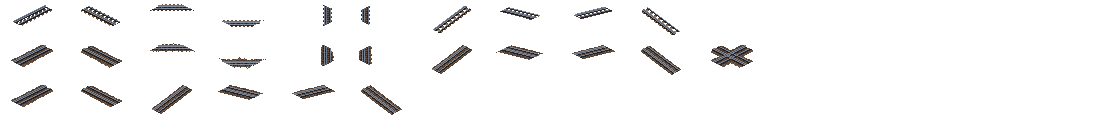
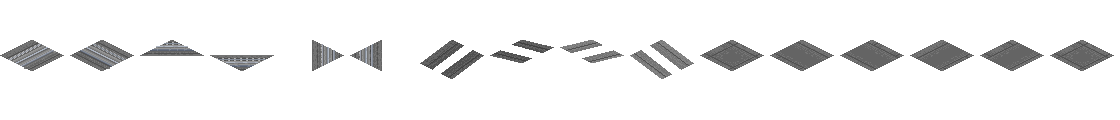
Before/after of a 1120 × 120 layered artwork. What changed in the layer stack:
showed "Guideway" over [8, 42, 373, 69]
hid "Dual 2" over [11, 4, 753, 115]
showed "Urban Underlay" over [0, 40, 1114, 79]
showed "Grid" over [0, 4, 1114, 115]
